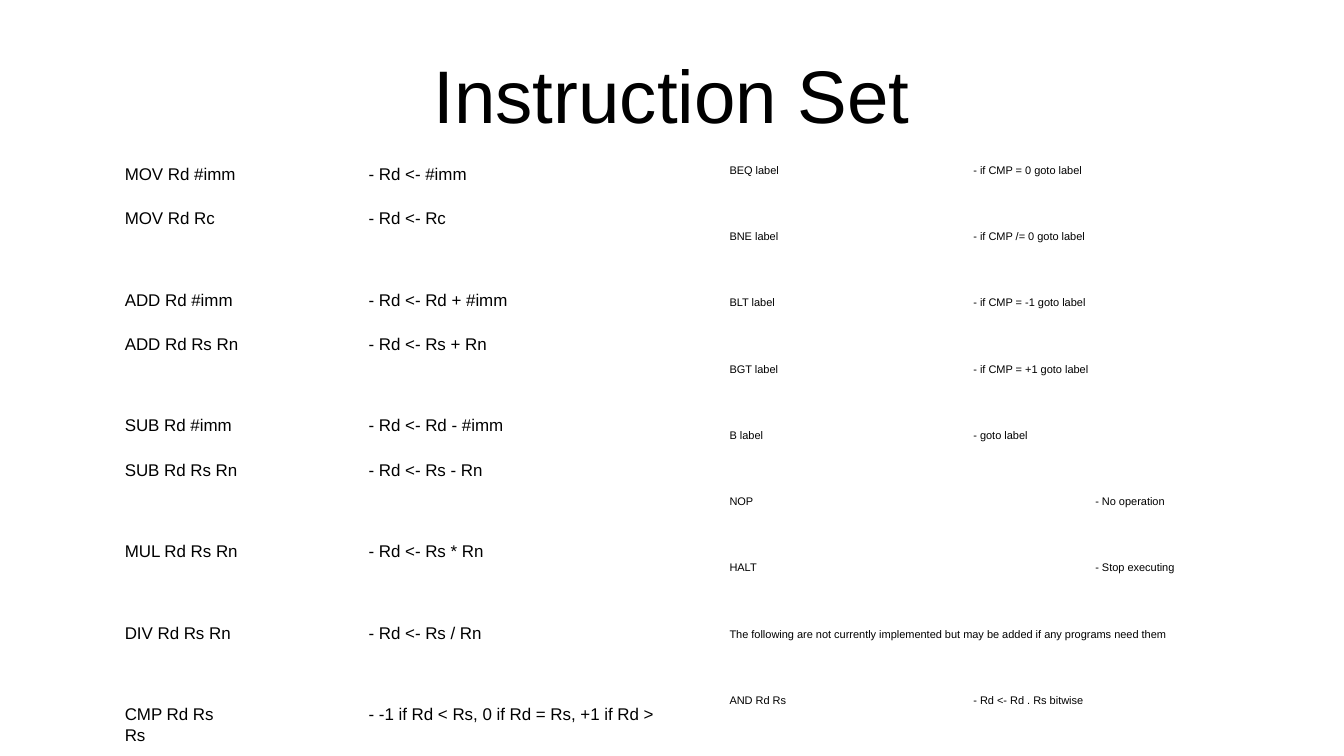
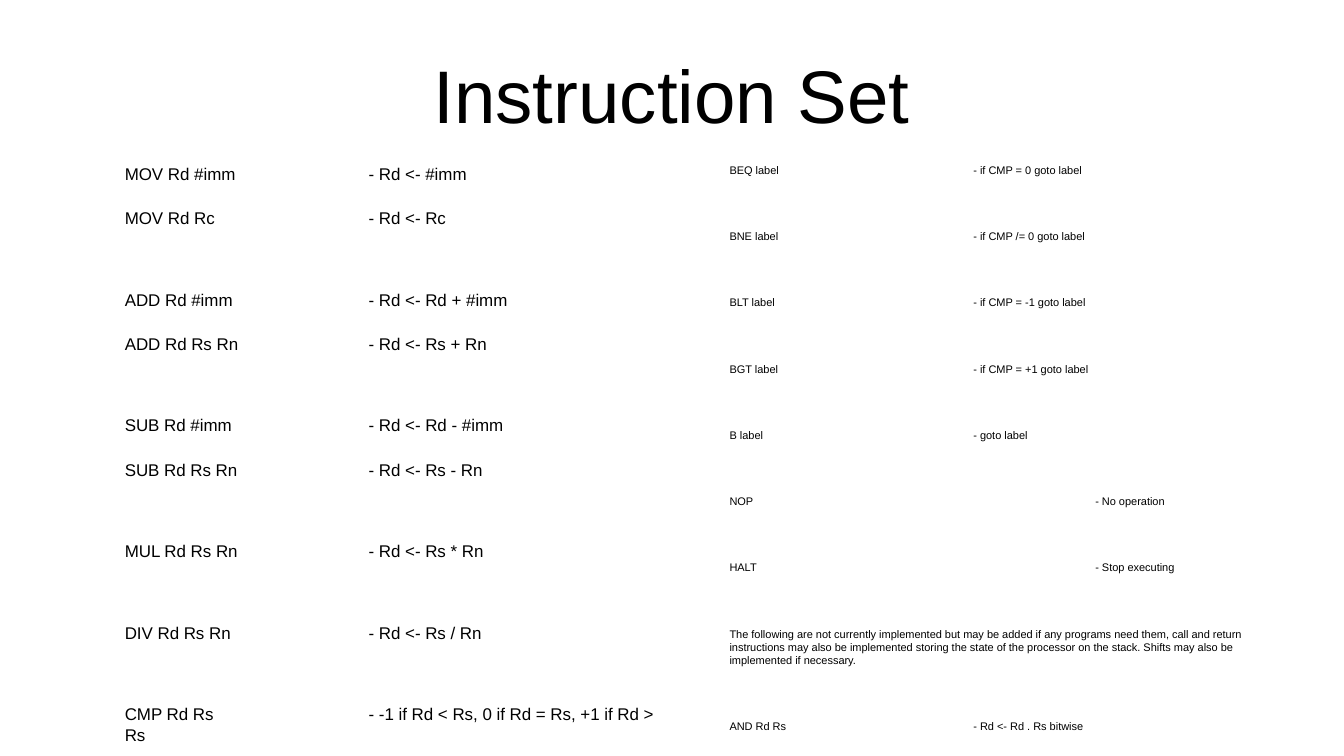
Before and after one commit to dANW34V3R/ACA, a slide deck: slide 2 of slides/slides.odp. Drawn at 1344x756 pixels with LibreOffice and Linux fonts; fonts in the diff are those of the drawing. Boxes give left, top, right and bottom in pixels: in the first picture for what was removed or moved away, otherwise in the second. Text is boxed around its words. In the diff, an @@ line names an element or a change of style, - is before the commit and + after.

Commit message:
Update slides

```diff
--- a/slides/slides.odp
+++ b/slides/slides.odp
@@ text at (730,630,1242,667): text changed @@
-The following are not currently implemented but may be added if any programs need them
+The following are not currently implemented but may be added if any programs need them, call and return instructions may also be implemented storing the state of the processor on the stack. Shifts may also be implemented if necessary.
```
Also in this commit, not shown: 1 other slide changed, 3 other files.
